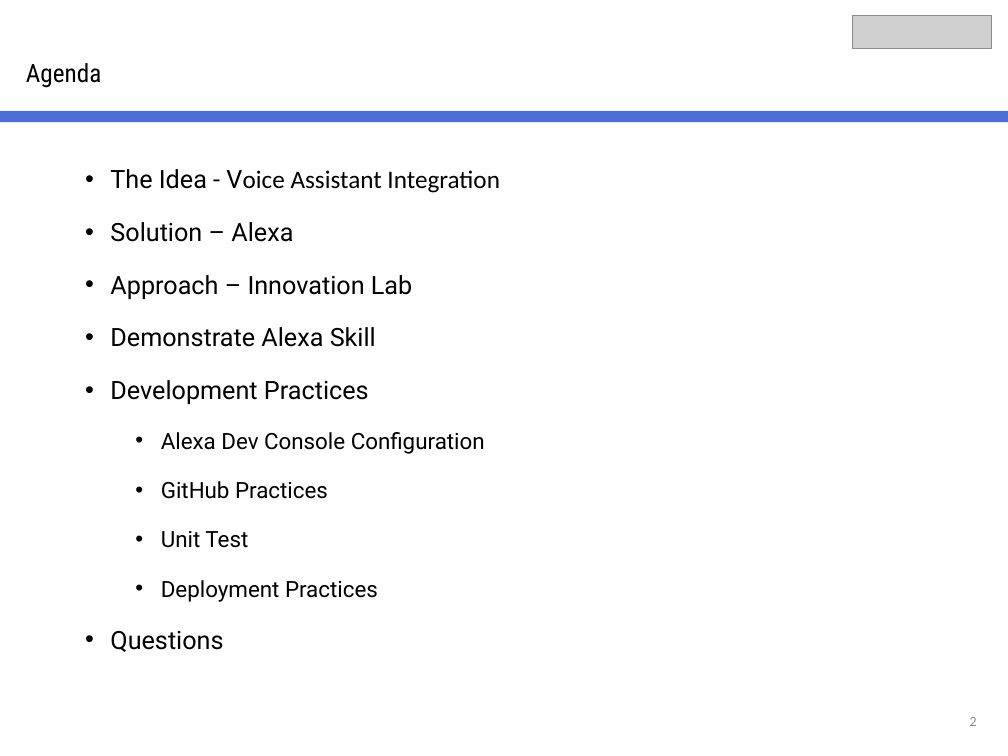
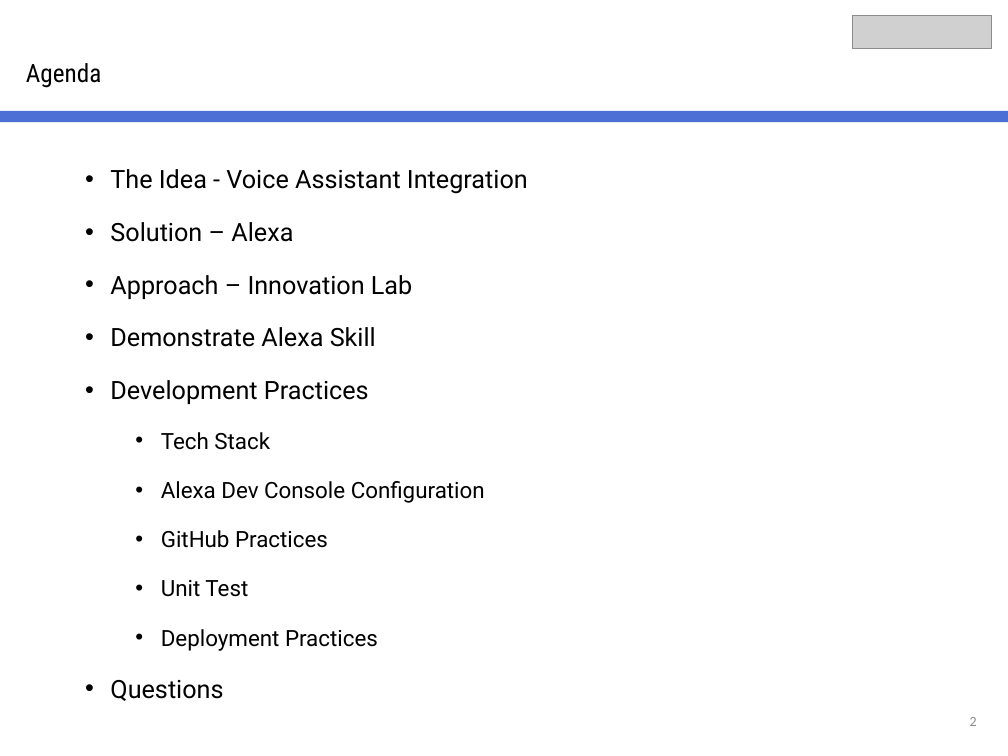
Before and after one commit to kulwantyadav101/Team3-HackTheMachine, a slide deck: slide 2 of presentation/SoftWidget Alexa Integration.pptx. Drawn at 1008x756 pixels with LibreOffice and Linux fonts; fonts in the diff are those of the drawing; grey boxes stand for pictures. Boxes give left, top, right and bottom in pixels: in the first picture for what was removed or moved away, otherwise in the second. Text is boxed around its words. In the diff, an @@ line names an element or a change of style, - is before the commit and + after.

```diff
--- a/presentation/SoftWidget Alexa Integration.pptx
+++ b/presentation/SoftWidget Alexa Integration.pptx
@@ text at (110,169,528,194): font Calibri to Roboto in "Voice Assistant Integration" @@
@@ text at (161,432,270,450): paragraph added @@
+  • Tech Stack
```
Also in this commit, not shown: 5 other slides changed.
